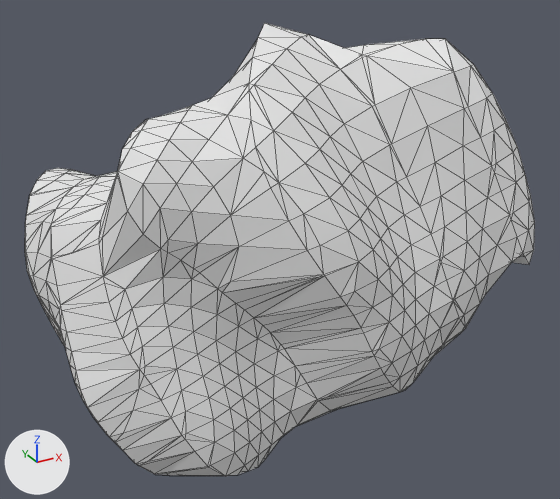
What one commit did to the OBJ model src/wormguides/model/obj_files/ABprppapppa_t354.obj.
Camera for both pictures: a 50 mm camera at (138.7, -123.2, 296.1) aimed at (163.3, -78.4, 273.7). Every picture has the same lights, and +X, +Y and +Z are marked at lower left. Mesh edges are drawn as thin lines. Where no turn or scale is listed for an object, it has been applied to the vertices.

Script lines for the objects in view, before the commit:
```python
me_abprppapppa_t354 = bpy.data.meshes.new('ABprppapppa_t354')
me_abprppapppa_t354.from_pydata(...)  # 838 vertices, 1672 faces; spans x 147.5..173.7, y -92.4..-62.0, z 256.6..289.5
ob_abprppapppa_t354 = bpy.data.objects.new('ABprppapppa_t354', me_abprppapppa_t354)
ob_abprppapppa_t354.location = (0.0, 0.0, 0.0)
```
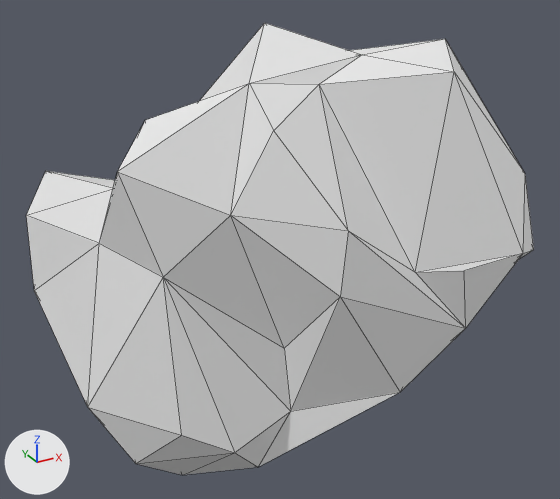
What differs and where, as boxes (x1, y1, x2, y2) in the pictures (560 x 499 px):
'ABprppapppa_t354', reshaped
    before: (25, 23, 535, 476)
    after: (26, 23, 534, 475)
part 1 of me_abprppapppa_t354, cut back
    before: (25, 23, 535, 476)
    after: (99, 84, 249, 277)

Patch to the scene script:
```diff
--- a/src/wormguides/model/obj_files/ABprppapppa_t354.obj.py
+++ b/src/wormguides/model/obj_files/ABprppapppa_t354.obj.py
@@ me_abprppapppa_t354 @@
 # used by ob_abprppapppa_t354; location = (0.0, 0.0, 0.0)
-me_abprppapppa_t354.from_pydata(...)  # 838 vertices, 1672 faces; spans x 147.5..173.7, y -92.4..-62.0, z 256.6..289.5
+me_abprppapppa_t354.from_pydata(...)  # 64 vertices, 124 faces; spans x 147.8..173.4, y -92.4..-62.5, z 257.1..289.5
+# me_abprppapppa_t354 part 1: 1 vertex moved within x 151.4, y -80.1, z 281.8; 774 vertices removed from x 147.5..173.7, y -92.3..-62.0, z 256.6..289.1
```
